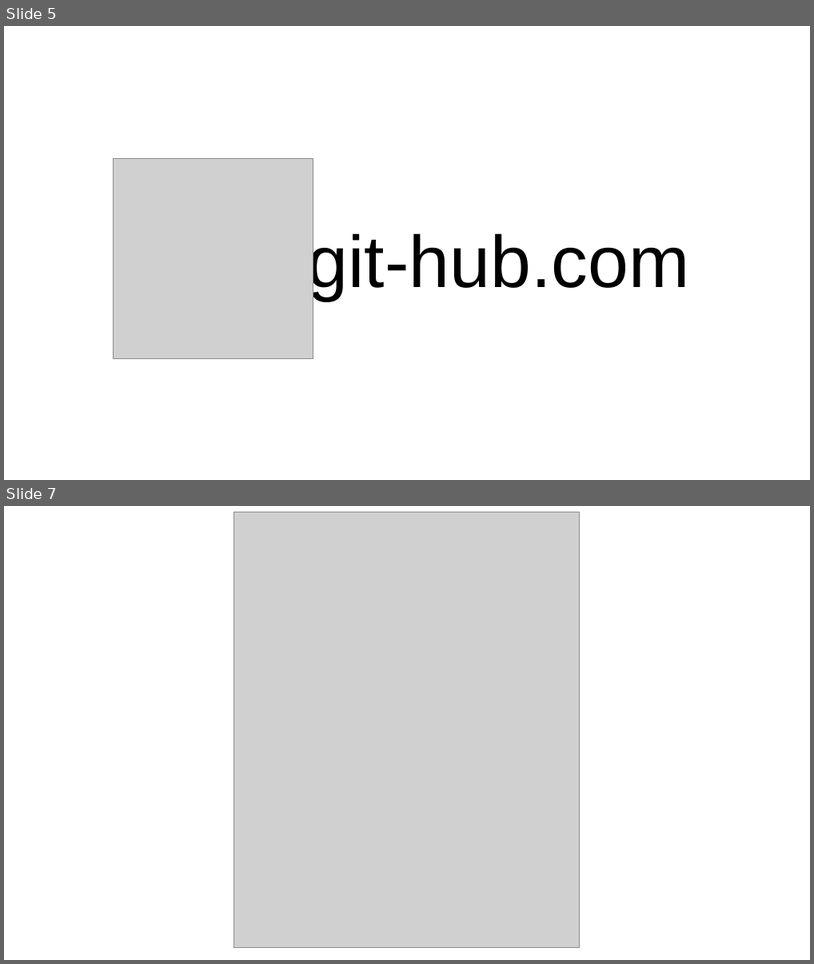
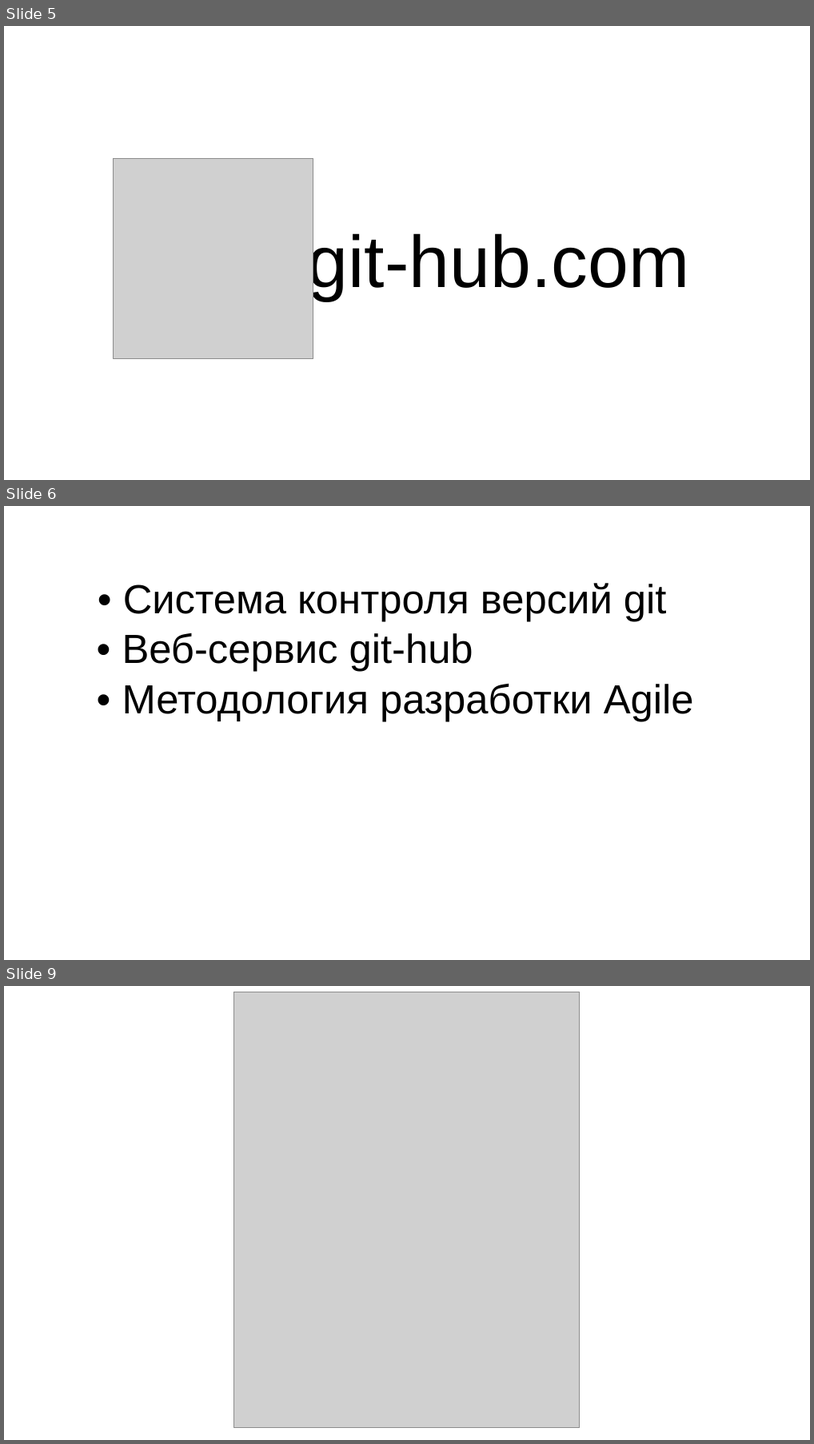
Before and after one commit to air-labs/VideoLectures, a slide deck: IntroductionToIndustialProgramming/git.odp. Shown one above the other, each under a label of ours: slides 5 and 7 before the commit, slides 5, 6 and 9 after it; the slides between them are not shown. The pictures are 814x964 and 814x1444 pixels, drawn with LibreOffice and Linux fonts; fonts in the diff are those of the drawing; grey boxes stand for pictures; background and template pictures are left out. Boxes give left, top, right and bottom in pixels: in the first picture for what was removed or moved away, otherwise in the second. Text is boxed around its words. In the diff, an @@ line names an element or a change of style, - is before the commit and + after.

```diff
--- a/IntroductionToIndustialProgramming/git.odp
+++ b/IntroductionToIndustialProgramming/git.odp
@@ slide 6 added at <box>4,506,810,960</box>, background picture (left out) @@
@@ text added at <box>123,583,667,621</box>, 40 pt, text #000000 @@
+• Система контроля версий git
@@ text added at <box>122,633,474,672</box>, 40 pt, text #000000 @@
+• Веб-сервис git-hub
@@ text added at <box>122,684,694,722</box>, 40 pt, text #000000 @@
+• Методология разработки Agile
@@ what was slide 7 is now slide 9 @@
```
Also in this commit, not shown: 2 slides changed, 1 other slide added, 1 slide removed, 3 other files.
